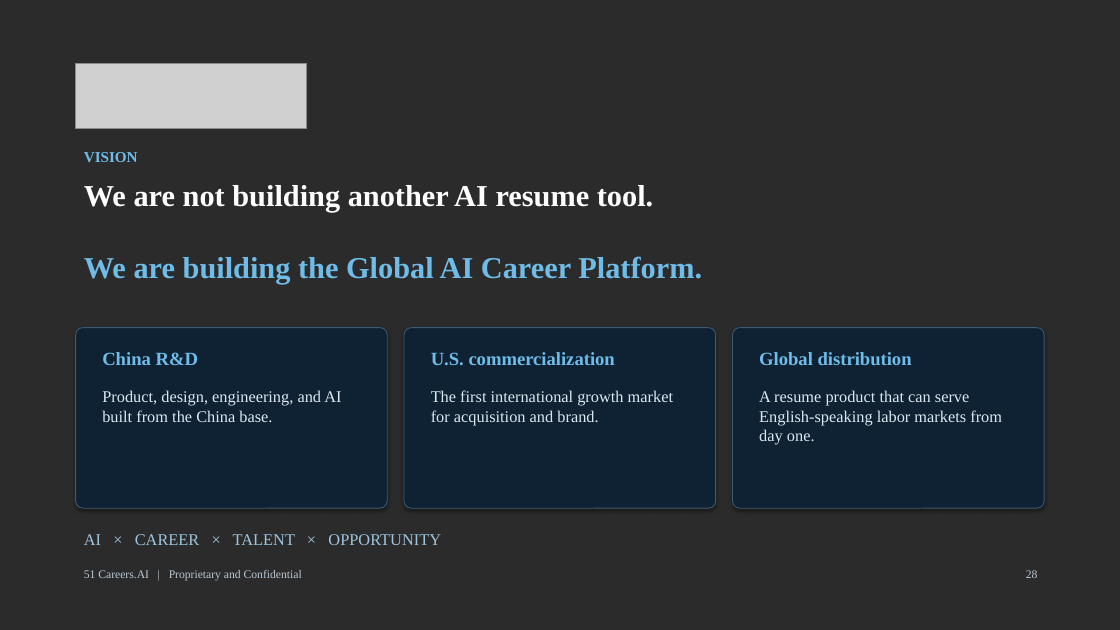
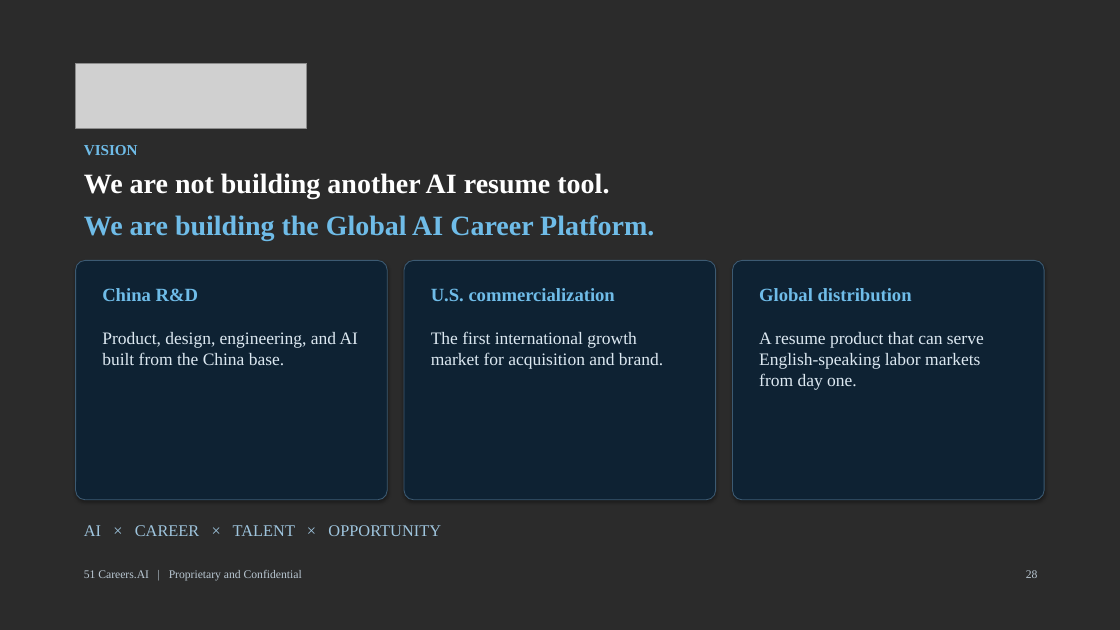
Before and after one commit to anthonyleedu/anthonyleedu, a slide deck: slide 28 of 51Careers_AI_Investor_Overview.pptx. Drawn at 1120x630 pixels with LibreOffice and Linux fonts; fonts in the diff are those of the drawing; grey boxes stand for pictures; background and template pictures are left out; a plain dark background stands for a picture behind light text. Boxes give left, top, right and bottom in pixels: in the first picture for what was removed or moved away, otherwise in the second. Text is boxed around its words. In the diff, an @@ line names an element or a change of style, - is before the commit and + after.

```diff
--- a/51Careers_AI_Investor_Overview.pptx
+++ b/51Careers_AI_Investor_Overview.pptx
@@ text "VISION": place and size @@
-text "VISION" at box(84, 152, 138, 162)
+text "VISION" at box(84, 145, 138, 155)
@@ text "We are not building another ...": place and size @@
-text "We are not building another ..." at box(84, 185, 653, 213)
+text "We are not building another ..." at box(84, 173, 609, 198)
@@ text "We are not building another ..." at box(84, 173, 609, 198): size 26 to 24 pt @@
@@ text "We are building the Global ..." at box(84, 215, 654, 240): size 26 to 24 pt @@
@@ text "We are building the Global ...": place and size @@
-text "We are building the Global ..." at box(84, 256, 702, 284)
+text "We are building the Global ..." at box(84, 215, 654, 240)
@@ rounded rectangle: place and size @@
-rounded rectangle at box(76, 328, 387, 508)
+rounded rectangle at box(76, 260, 387, 500)
@@ rounded rectangle: place and size @@
-rounded rectangle at box(404, 328, 716, 508)
+rounded rectangle at box(404, 260, 716, 500)
@@ rounded rectangle: place and size @@
-rounded rectangle at box(733, 328, 1044, 508)
+rounded rectangle at box(733, 260, 1044, 500)
@@ 3 texts: place and size @@
-3 texts at box(102, 352, 912, 365)
+3 texts at box(102, 288, 912, 301)
@@ text "Product, design, engineering, and AI ...": place and size @@
-text "Product, design, engineering, and AI ..." at box(102, 390, 341, 422)
+text "Product, design, engineering, and AI ..." at box(102, 332, 358, 365)
@@ text "The first international growth market ...": place and size @@
-text "The first international growth market ..." at box(431, 390, 673, 426)
+text "The first international growth market ..." at box(431, 331, 663, 369)
@@ size 14 to 15 pt in 3 elements at box(102, 332, 358, 365), box(431, 331, 663, 369), box(759, 332, 984, 390) @@
@@ text "A resume product that can ...": place and size @@
-text "A resume product that can ..." at box(759, 390, 1002, 445)
+text "A resume product that can ..." at box(759, 332, 984, 390)
@@ text "AI × CAREER × TALENT ...": place and size @@
-text "AI × CAREER × TALENT ..." at box(84, 534, 441, 545)
+text "AI × CAREER × TALENT ..." at box(84, 525, 441, 536)
```
Also in this commit, not shown: 28 other slides changed, 1 other file.
